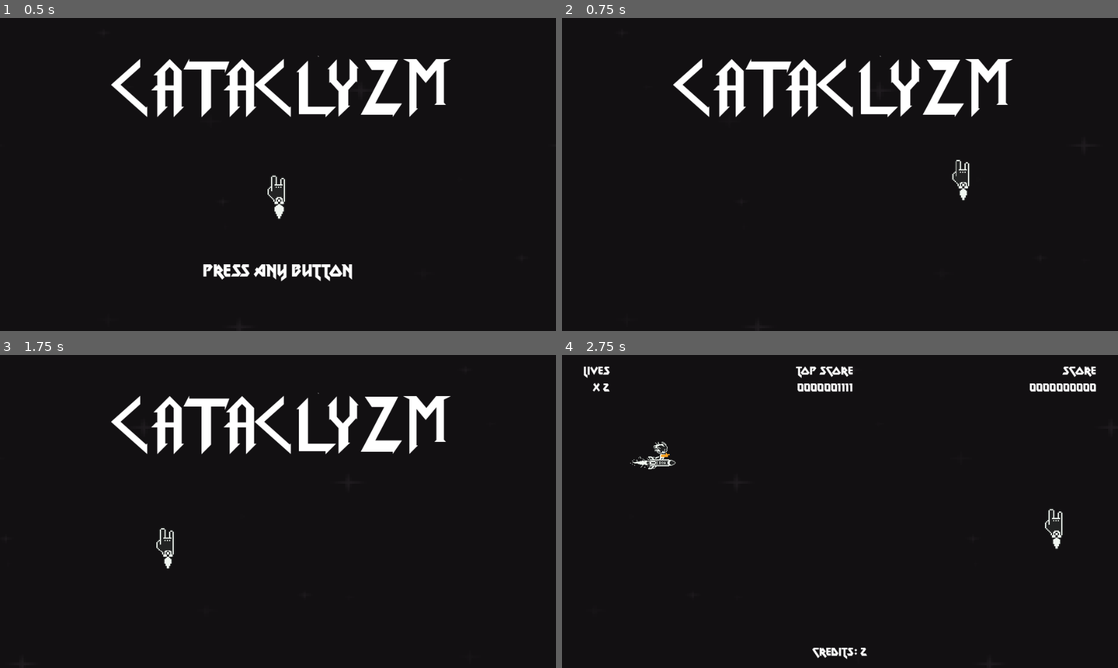
Above: before the commit, frames 1-4 (two rows, left to right).
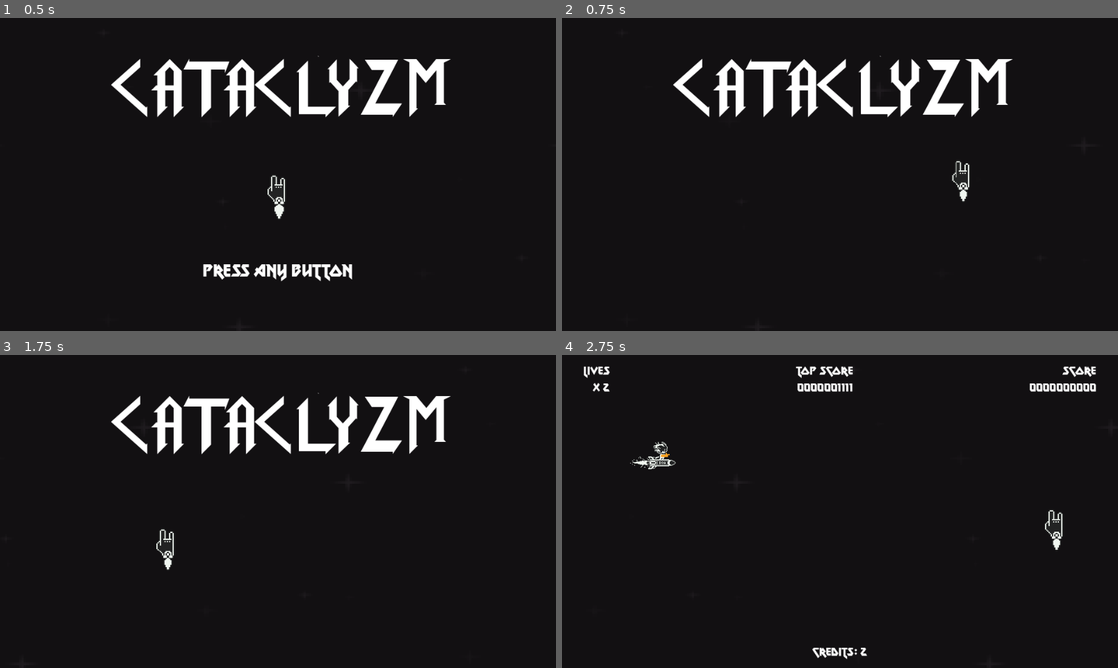
Above: after the commit, the same moments.

Repository: rnakkas/GodotSandbox
Game: Godot game, scene res://ShmupSandbox/Main/Scenes/main.tscn
Two runs of this game, one before a commit and one after it. Both use one fixed random seed, a clock stepped at 60 frames per second and the inputs below.
Inputs (mouse positions are in pixels of both pictures, inside the frame that each line leads up to):
- Up to frame 1 (0.5 s): no input
- Up to frame 2 (0.75 s): tap Enter (ui_accept) at 0.5 s; move the mouse to (962, 158) at 0.52 s; hold D (move_right) from 0.53 s (still down); hold Space (shoot) from 0.53 s (still down)
- Up to frame 3 (1.75 s): tap Enter (ui_accept) at 0.77, 1.25, 1.52 s; move the mouse to (166, 527) at 1.27 s; release D (move_right) at 1.28 s; release Space (shoot) at 1.28 s; hold S (move_down) from 1.28 s (still down); tap Space (shoot) at 1.35 s
- Up to frame 4 (2.75 s): release S (move_down) at 2 s; click "Play" at 2 s

Frame 1 is identical in both runs. In frame 2, less than 0.1% of the frame differs, in the area x 70-74%, y 45-59%; in frame 3, less than 0.1%; in frame 4, less than 0.1%, in the area x 86-90%, y 49-63%.

Commit message:
Debug layer: Added a debug layer for easier testing

Diff:
--- /dev/null
+++ b/ShmupSandbox/Debug/Scenes/debug_layer.tscn
@@ -0,0 +1,6 @@
+[gd_scene load_steps=2 format=3 uid="uid://idynsjayvj5x"]
+
+[ext_resource type="Script" uid="uid://btyleweedl4wn" path="res://ShmupSandbox/Debug/Scripts/debug_layer.gd" id="1_0saqs"]
+
+[node name="DebugLayer" type="Node2D"]
+script = ExtResource("1_0saqs")
--- /dev/null
+++ b/ShmupSandbox/Debug/Scripts/debug_layer.gd
@@ -0,0 +1,17 @@
+class_name DebugLayer extends Node2D
+
+################################################
+#NOTE:
+	## Debug layer ##
+	# For testing features quickly #
+################################################
+
+func _ready() -> void:
+	pass
+
+func _input(event: InputEvent) -> void:
+	if event.is_action_pressed("quit"):
+		get_tree().quit()
+	if event.is_action_pressed("reset"):
+		get_tree().paused = false
+		get_tree().reload_current_scene()
--- a/ShmupSandbox/Main/Scenes/main.tscn
+++ b/ShmupSandbox/Main/Scenes/main.tscn
@@ -1,7 +1,8 @@
-[gd_scene load_steps=3 format=3 uid="uid://betfkrygq2ejo"]
+[gd_scene load_steps=4 format=3 uid="uid://betfkrygq2ejo"]
 
 [ext_resource type="Script" uid="uid://rllceid1ypu1" path="res://ShmupSandbox/Main/Scripts/main.gd" id="1_aucld"]
 [ext_resource type="PackedScene" uid="uid://wq32mri3ebiv" path="res://ShmupSandbox/UI/Scenes/ui_layer.tscn" id="2_aucld"]
+[ext_resource type="PackedScene" uid="uid://idynsjayvj5x" path="res://ShmupSandbox/Debug/Scenes/debug_layer.tscn" id="3_ylyrf"]
 
 [node name="Main" type="Node2D"]
 process_mode = 3
@@ -9,5 +10,7 @@
 
 [node name="UI_layer" parent="." instance=ExtResource("2_aucld")]
 
+[node name="DebugLayer" parent="." instance=ExtResource("3_ylyrf")]
+
 [connection signal="game_started" from="UI_layer" to="." method="_on_ui_layer_game_started"]
 [connection signal="kill_game_instance" from="UI_layer" to="." method="_on_ui_layer_kill_game_instance"]
--- a/ShmupSandbox/Main/Scripts/main.gd
+++ b/ShmupSandbox/Main/Scripts/main.gd
@@ -4,28 +4,28 @@
 var game_scene : PackedScene = preload("res://ShmupSandbox/Main/Scenes/game.tscn")
 var game_instance : Node
 
+
+################################################
+#NOTE: Ready
+################################################
 func _ready() -> void:
 	self.process_mode = Node.PROCESS_MODE_ALWAYS
 
-func _process(_delta: float) -> void:
-	## FIXME: For testing only, remove later
-	if Input.is_action_just_pressed("quit"):
-		get_tree().quit()
-	## FIXME: For testing only, remove later
-	if Input.is_action_just_pressed("reset"):
-		get_tree().paused = false
-		get_tree().reload_current_scene()
 
-
+################################################
+#NOTE: Game started signal from ui
+################################################
 func _on_ui_layer_game_started() -> void:
 	_start_game()
 
-func _on_ui_layer_kill_game_instance() -> void:
-	game_instance.call_deferred("queue_free")
-
-
-## Helper functions
 func _start_game() -> void:
 	GameManager.reset_all_player_data_on_start()
 	game_instance = game_scene.instantiate()
 	add_child(game_instance)
+
+
+################################################
+#NOTE: Return to main menu, kill game instance signal from ui
+################################################
+func _on_ui_layer_kill_game_instance() -> void:
+	game_instance.call_deferred("queue_free")
--- a/ShmupSandbox/Player/Scripts/player_cat.gd
+++ b/ShmupSandbox/Player/Scripts/player_cat.gd
@@ -149,3 +149,7 @@
 	# Return to default animations
 	rocket.visible = true # Contains body and thruster sprites
 	invincible.play("none")
+
+
+## FIXME: Have turned Monitoring and Monitorable off for the hurtbox area for testing
+	## Turn back on after done
--- a/ShmupSandbox/UI/Scenes/custom_mouse_cursor.tscn
+++ b/ShmupSandbox/UI/Scenes/custom_mouse_cursor.tscn
@@ -11,6 +11,14 @@
 atlas = ExtResource("1_duioo")
 region = Rect2(32, 0, 32, 48)
 
+[sub_resource type="AtlasTexture" id="AtlasTexture_vhsyd"]
+atlas = ExtResource("1_duioo")
+region = Rect2(64, 0, 32, 48)
+
+[sub_resource type="AtlasTexture" id="AtlasTexture_6jak6"]
+atlas = ExtResource("1_duioo")
+region = Rect2(96, 0, 32, 48)
+
 [sub_resource type="SpriteFrames" id="SpriteFrames_vhsyd"]
 animations = [{
 "frames": [{
@@ -19,6 +27,12 @@
 }, {
 "duration": 1.0,
 "texture": SubResource("AtlasTexture_t5fcc")
+}, {
+"duration": 1.0,
+"texture": SubResource("AtlasTexture_vhsyd")
+}, {
+"duration": 1.0,
+"texture": SubResource("AtlasTexture_6jak6")
 }],
 "loop": true,
 "name": &"cursor",
Binary file changed: ShmupSandbox/Assets/Icons/mouse_cursor-v1.png
Not shown, added: ShmupSandbox/Debug/Scripts/debug_layer.gd.uid
Not shown: 1 places in ShmupSandbox/UI/Scenes/custom_mouse_cursor.tscn that only renumber resources
